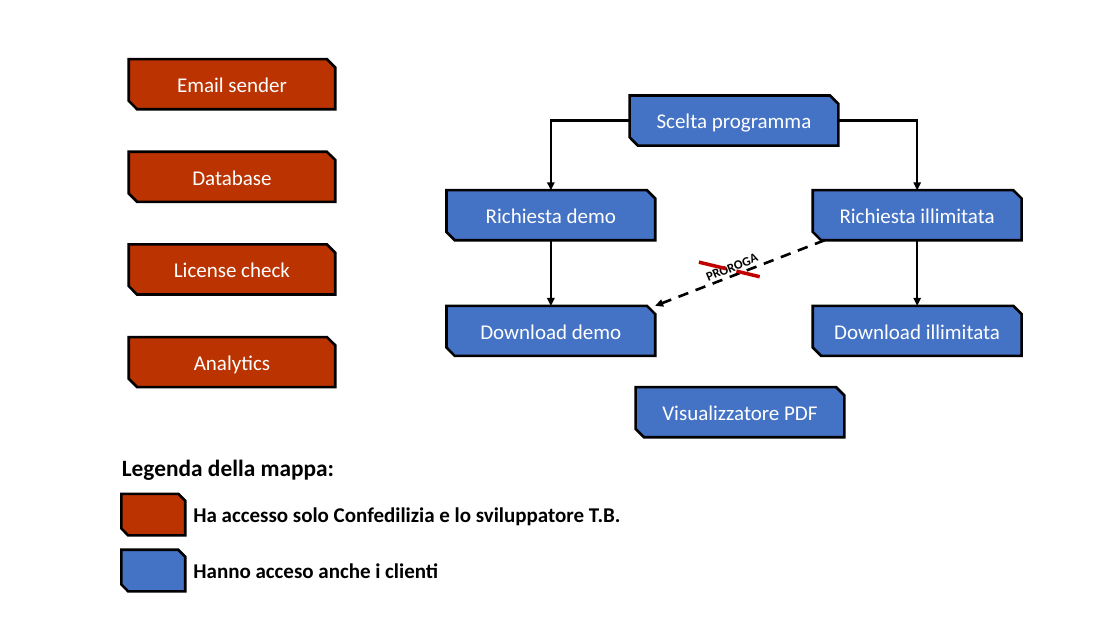
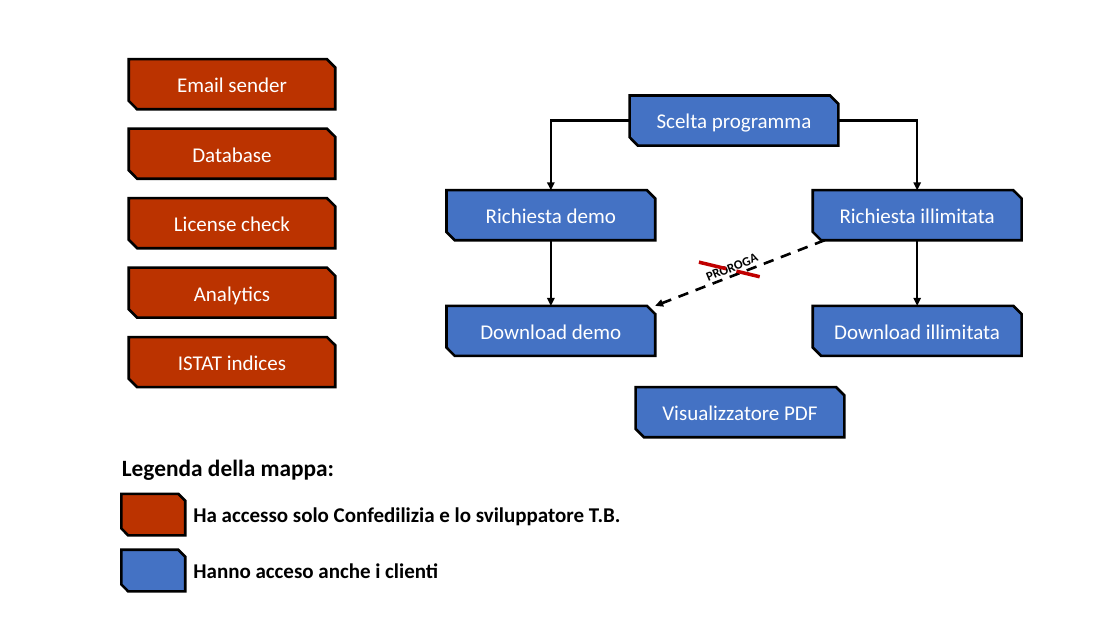
Before and after one commit to Bocchio01/Website_Confedilizia, a slide deck: slide 1 of assets/img/Schema_logico_sito.pptx. Drawn at 1120x630 pixels with LibreOffice and Linux fonts; fonts in the diff are those of the drawing. Boxes give left, top, right and bottom in pixels: in the first picture for what was removed or moved away, otherwise in the second. Text is boxed around its words. In the diff, an @@ line names an element or a change of style, - is before the commit and + after.

Commit message:
Indices page added

```diff
--- a/assets/img/Schema_logico_sito.pptx
+++ b/assets/img/Schema_logico_sito.pptx
@@ snip diag rect "Database": place and size @@
-snip diag rect "Database" at [129,152,335,202]
+snip diag rect "Database" at [129,129,335,179]
@@ snip diag rect "License check": place and size @@
-snip diag rect "License check" at [129,245,335,295]
+snip diag rect "License check" at [129,198,335,249]
@@ snip diag rect "Analytics": place and size @@
-snip diag rect "Analytics" at [129,337,335,387]
+snip diag rect "Analytics" at [129,268,335,318]
@@ snip diag rect added at [129,337,335,387], fill #BB3300, outline #000000 2.25 pt, 18 pt, text #FFFFFF @@
+ISTAT indices
```
Also in this commit, not shown: 10 other files.
